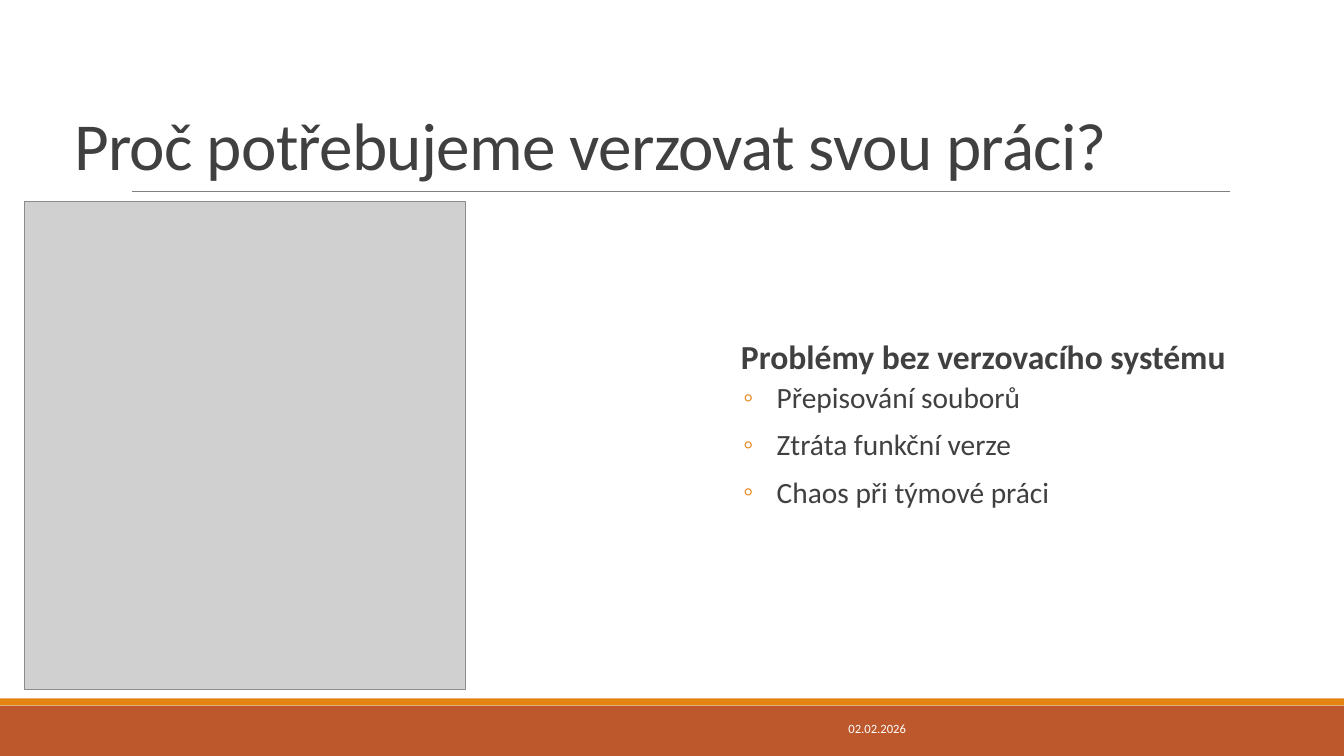
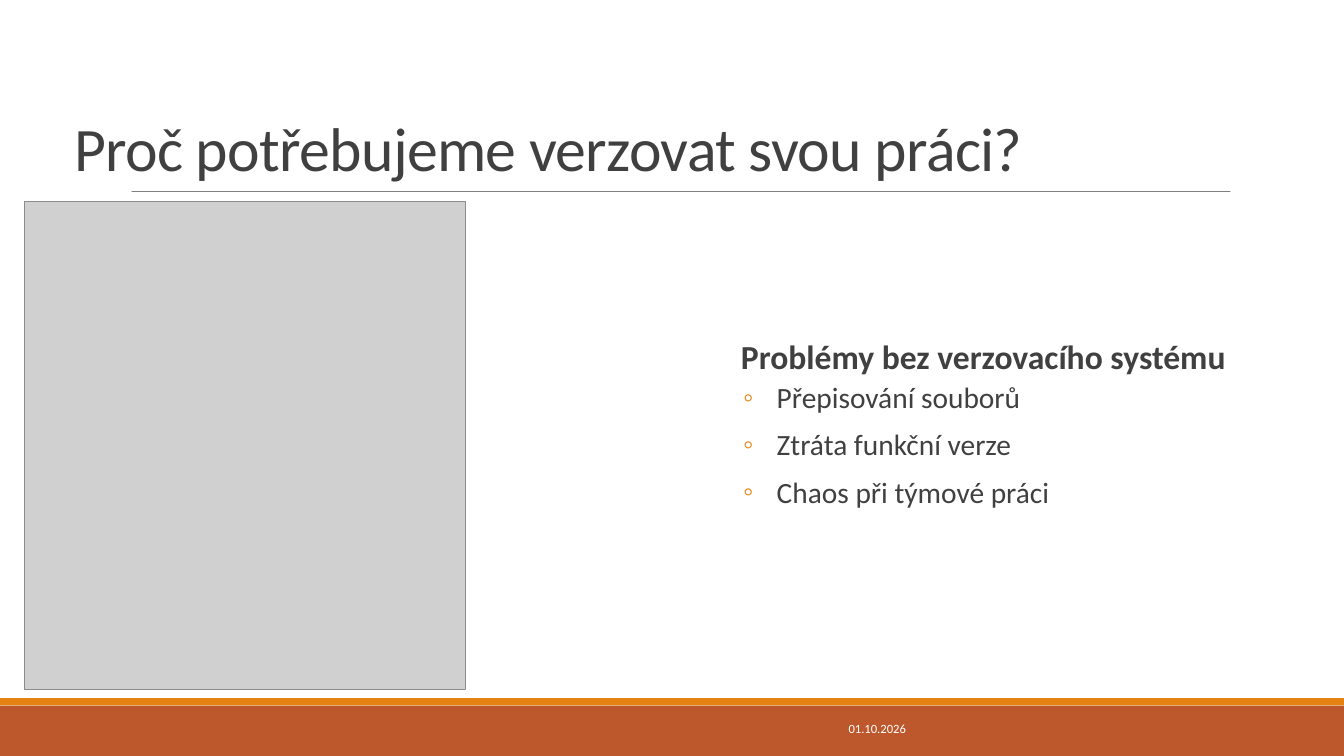
Before and after one commit to dawissl/hradebni-dmg, a slide deck: slide 2 of prezentace/1. ročník/11 - verzovací systémy.pptx. Drawn at 1344x756 pixels with LibreOffice and Linux fonts; fonts in the diff are those of the drawing; grey boxes stand for pictures. Boxes give left, top, right and bottom in pixels: in the first picture for what was removed or moved away, otherwise in the second. Text is boxed around its words. In the diff, an @@ line names an element or a change of style, - is before the commit and + after.

```diff
--- a/prezentace/1. ročník/11 - verzovací systémy.pptx
+++ b/prezentace/1. ročník/11 - verzovací systémy.pptx
@@ title "Proč potřebujeme verzovat svou práci?" at [74,128,1023,182]: size 48 to 44.1 pt @@
@@ text at [849,724,906,733]: text changed @@
-02.02.2026
+01.10.2026
```
Also in this commit, not shown: 12 other slides changed, 5 other files.
